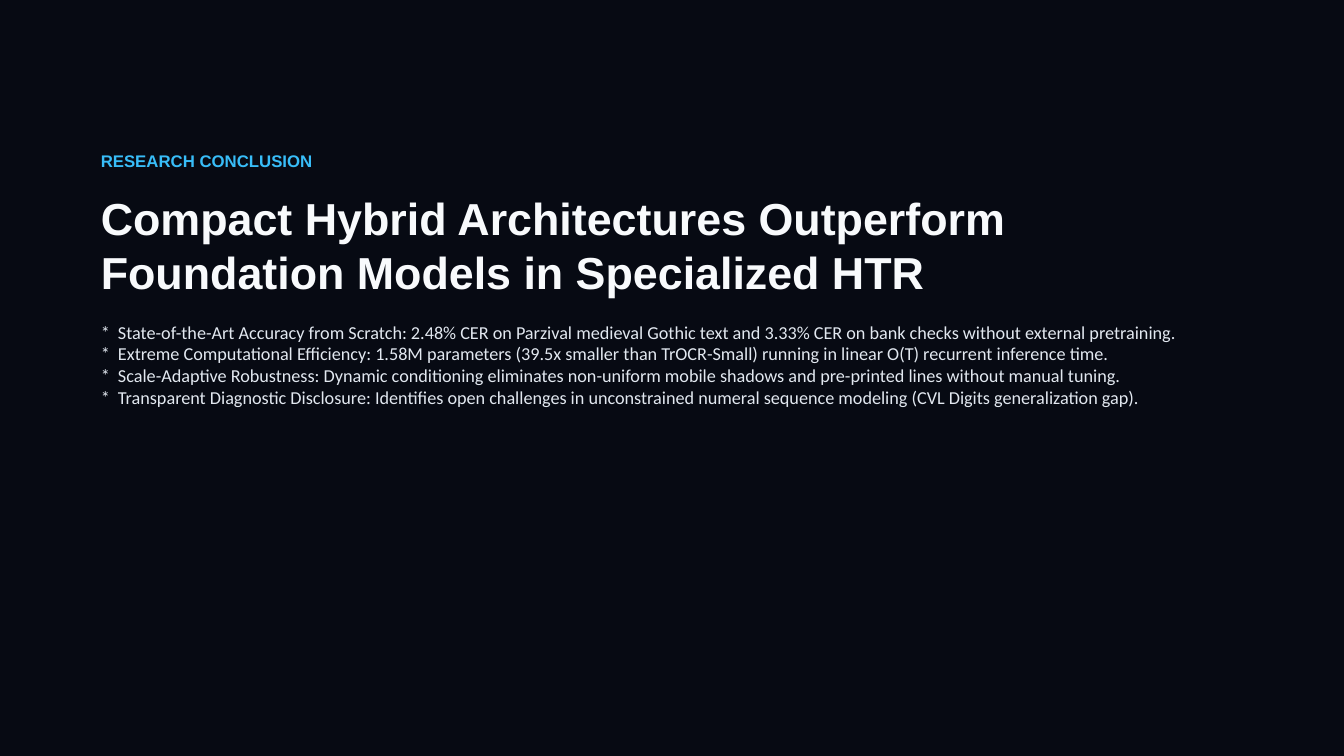
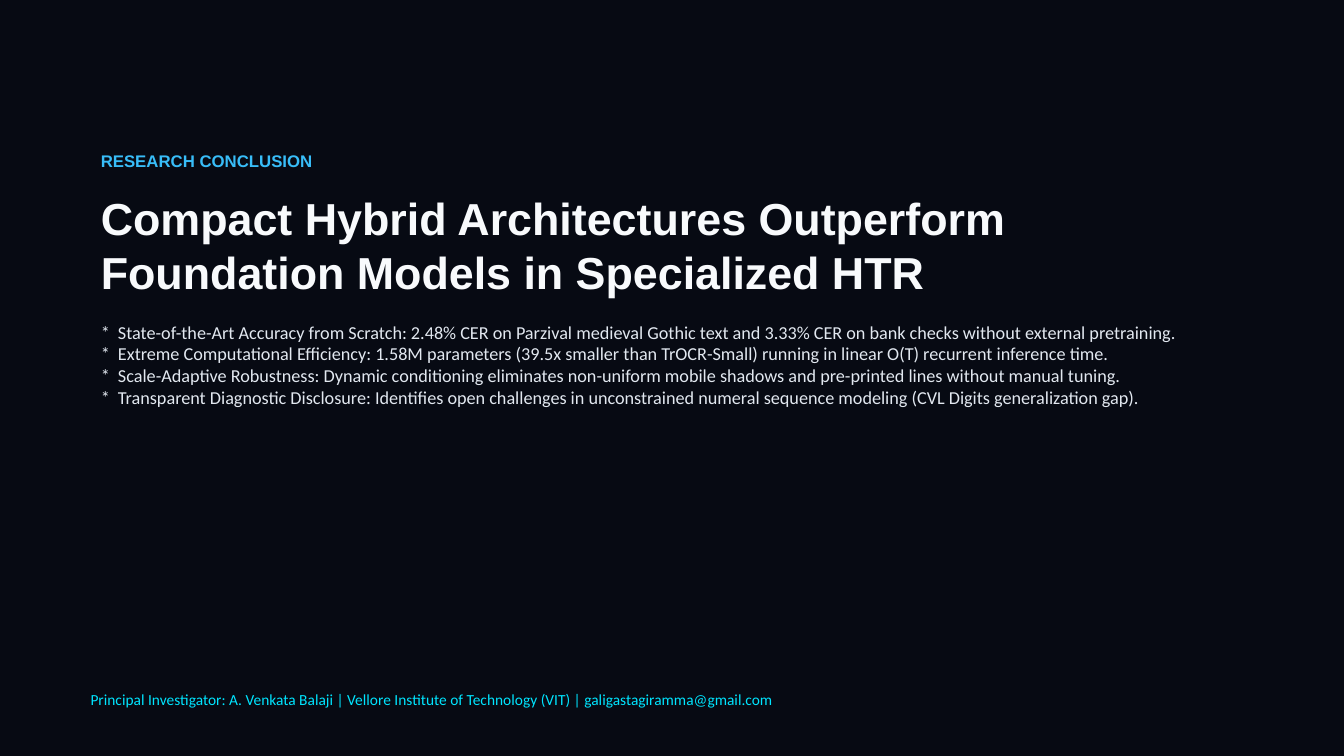
Before and after one commit to Balaji268268/HandwrittenTextRecognition, a slide deck: slide 16 of docs/presentation/Handwritten_Text_Recognition_MNC_Keynote.pptx. Drawn at 1344x756 pixels with LibreOffice and Linux fonts; fonts in the diff are those of the drawing. Boxes give left, top, right and bottom in pixels: in the first picture for what was removed or moved away, otherwise in the second. Text is boxed around its words. In the diff, an @@ line names an element or a change of style, - is before the commit and + after.

```diff
--- a/docs/presentation/Handwritten_Text_Recognition_MNC_Keynote.pptx
+++ b/docs/presentation/Handwritten_Text_Recognition_MNC_Keynote.pptx
@@ text added at box(91, 694, 772, 708), 11 pt, text #00E5FF @@
+Principal Investigator: A. Venkata Balaji | Vellore Institute of Technology (VIT) | galigastagiramma@gmail.com
```
Also in this commit, not shown: 1 other slide changed, 7 other files.
